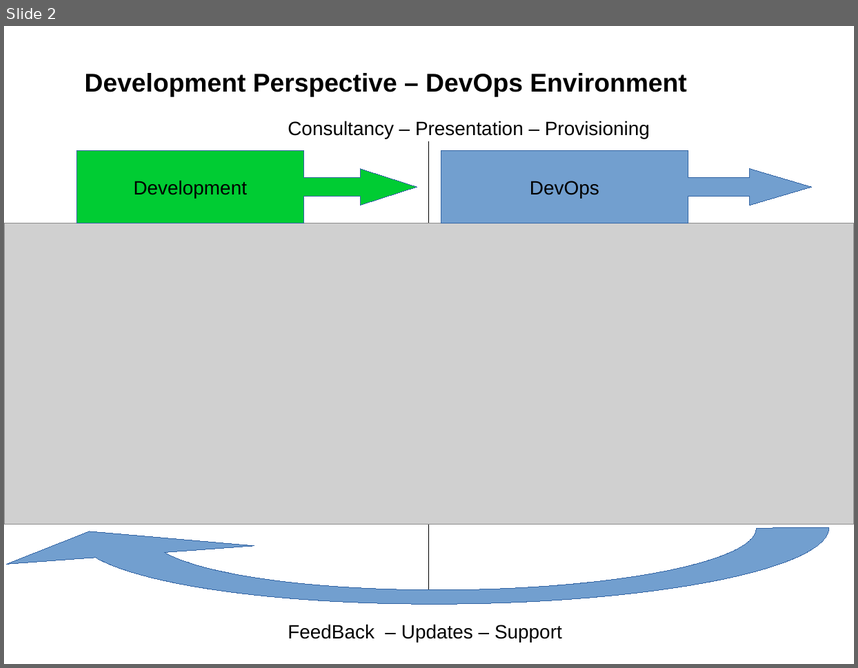
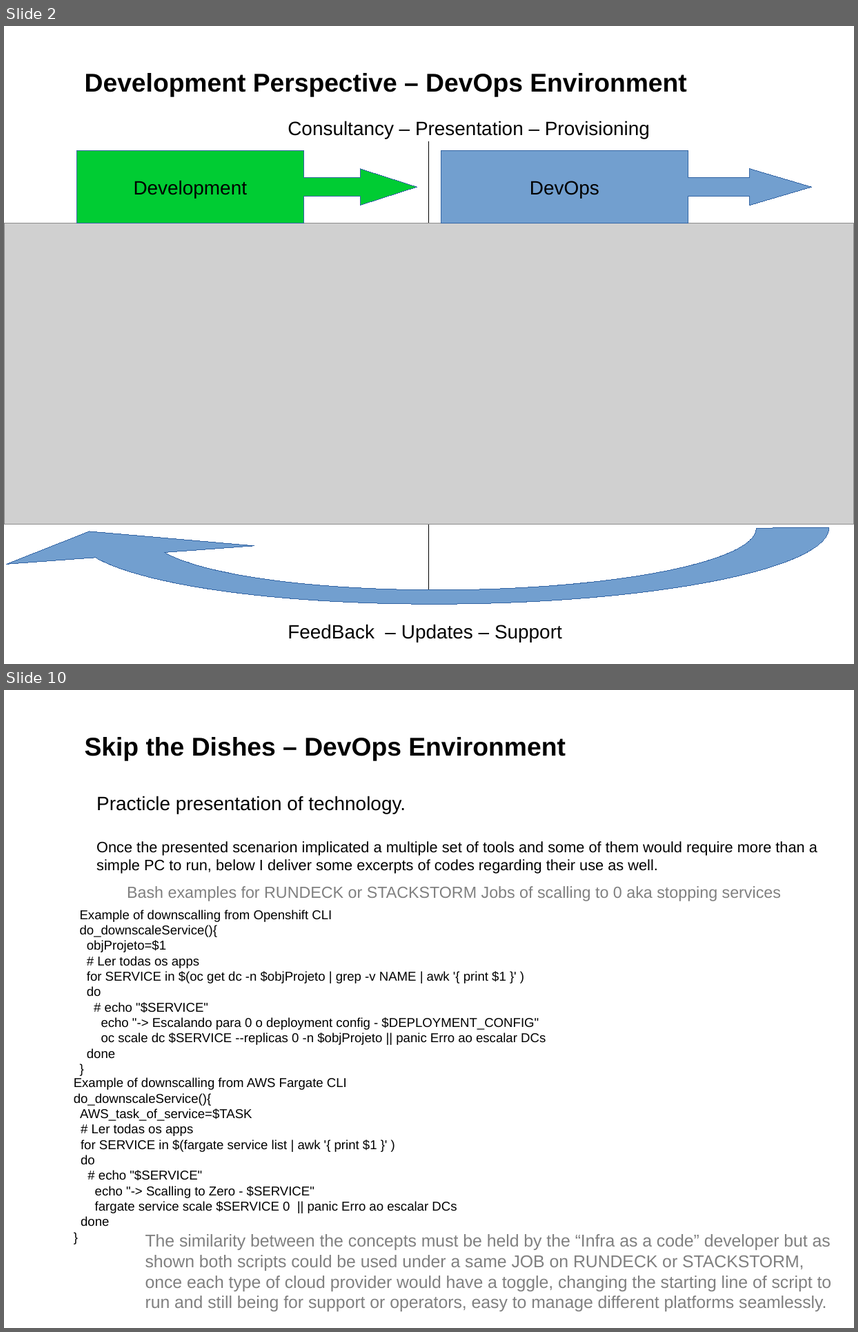
Before and after one commit to onophris/skip-the-dishes-sp-hackathon-vanhack, a slide deck: technical-challenge-response-HumbertoRovidaDeOliveira-skip-vanhack.odp. Shown one above the other, each under a label of ours: slide 2 before the commit, slides 2 and 10 after it; the slides between them are not shown. The pictures are 858x668 and 858x1332 pixels, drawn with LibreOffice and Linux fonts; fonts in the diff are those of the drawing; grey boxes stand for pictures. Boxes give left, top, right and bottom in pixels: in the first picture for what was removed or moved away, otherwise in the second. Text is boxed around its words. In the diff, an @@ line names an element or a change of style, - is before the commit and + after.

```diff
--- a/technical-challenge-response-HumbertoRovidaDeOliveira-skip-vanhack.odp
+++ b/technical-challenge-response-HumbertoRovidaDeOliveira-skip-vanhack.odp
@@ slide 10 added at [4,690,854,1328], background #FFFFFF @@
@@ text added at [85,737,566,761], 24 pt, text #000000, bold @@
+Skip the Dishes – DevOps Environment
@@ text added at [96,796,818,874], 14 pt, text #000000 @@
+Practicle presentation of technology.
+Once the presented scenarion implicated a multiple set of tools and some of them would require more than a simple PC to run, below I deliver some excerpts of codes regarding their use as well.
@@ text added at [127,886,781,901], 15 pt, text #808080 @@
+Bash examples for RUNDECK or STACKSTORM Jobs of scalling to 0 aka stopping services
@@ text added at [80,909,546,1058], 12 pt, text #000000 @@
+Example of downscalling from Openshift CLI
+do_downscaleService(){
+objProjeto=$1
+# Ler todas os apps
+for SERVICE in $(oc get dc -n $objProjeto | grep -v NAME | awk '{ print $1 }' )
+do
+# echo "$SERVICE"
+echo "-> Escalando para 0 o deployment config - $DEPLOYMENT_CONFIG"
+oc scale dc $SERVICE --replicas 0 -n $objProjeto || panic Erro ao escalar DCs
+done
+}
@@ text added at [74,1077,457,1226], 12 pt, text #000000 @@
+Example of downscalling from AWS Fargate CLI
+do_downscaleService(){
+AWS_task_of_service=$TASK
+# Ler todas os apps
+for SERVICE in $(fargate service list | awk '{ print $1 }' )
+do
+# echo "$SERVICE"
+echo "-> Scalling to Zero - $SERVICE"
+fargate service scale $SERVICE 0 || panic Erro ao escalar DCs
+done
+}
@@ text added at [145,1234,832,1311], 16 pt, text #808080 @@
+The similarity between the concepts must be held by the “Infra as a code” developer but as shown both scripts could be used under a same JOB on RUNDECK or STACKSTORM, once each type of cloud provider would have a toggle, changing the starting line of script to run and still being for support or operators, easy to manage different platforms seamlessly.
```
Also in this commit, not shown: 3 slides changed, 8 other slides added.
